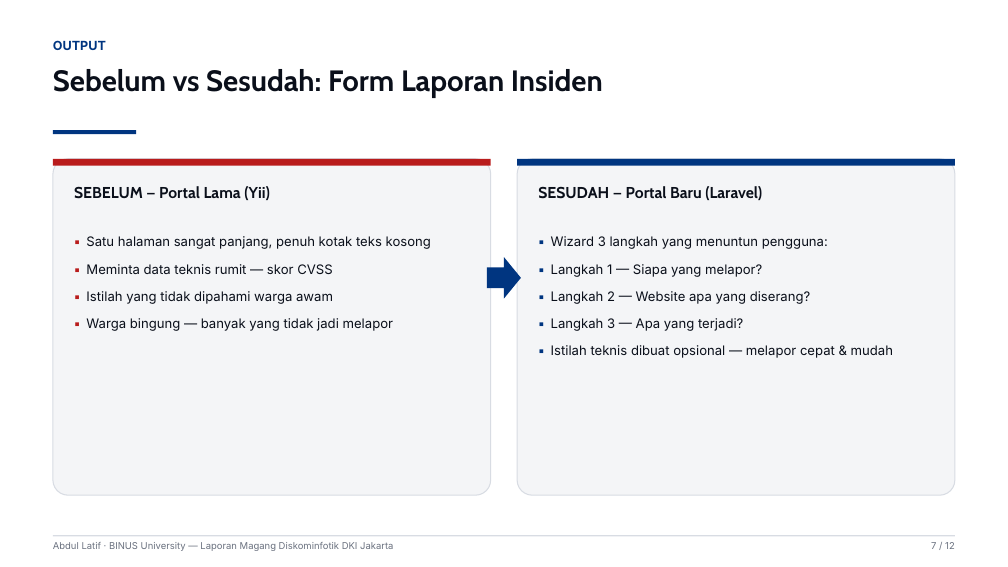
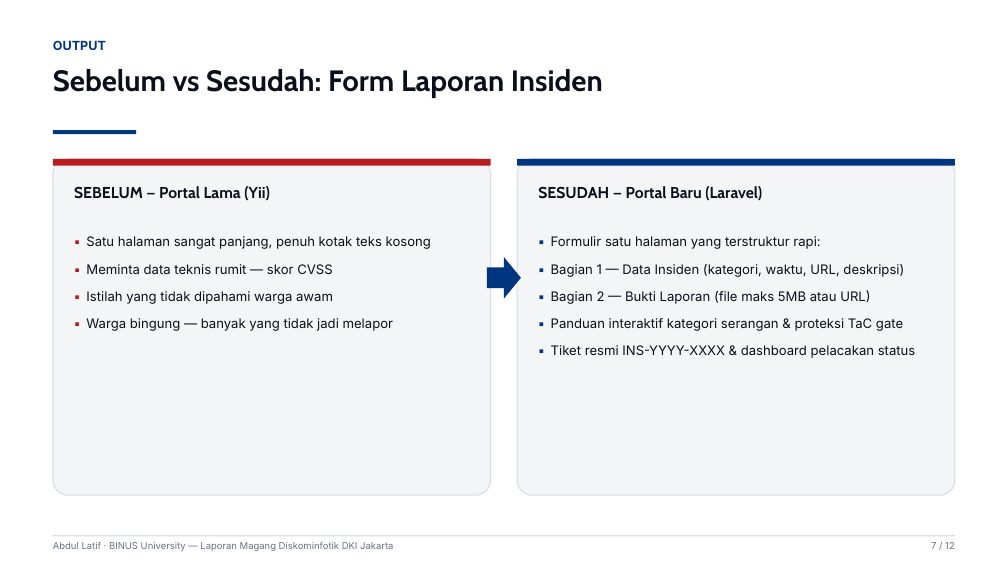
Before and after one commit to delltipe/new-csirt, a slide deck: slide 7 of presentation/Presentasi_Magang_CSIRT_DKI_Jakarta.pptx. Drawn at 1008x567 pixels with LibreOffice and Linux fonts; fonts in the diff are those of the drawing. Boxes give left, top, right and bottom in pixels: in the first picture for what was removed or moved away, otherwise in the second. Text is boxed around its words. In the diff, an @@ line names an element or a change of style, - is before the commit and + after.

```diff
--- a/presentation/Presentasi_Magang_CSIRT_DKI_Jakarta.pptx
+++ b/presentation/Presentasi_Magang_CSIRT_DKI_Jakarta.pptx
@@ text at [551,236,916,358]: text changed @@
-▪ Wizard 3 langkah yang menuntun pengguna:
-▪ Langkah 1 — Siapa yang melapor?
-▪ Langkah 2 — Website apa yang diserang?
-▪ Langkah 3 — Apa yang terjadi?
-▪ Istilah teknis dibuat opsional — melapor cepat & mudah
+▪ Formulir satu halaman yang terstruktur rapi:
+▪ Bagian 1 — Data Insiden (kategori, waktu, URL, deskripsi)
+▪ Bagian 2 — Bukti Laporan (file maks 5MB atau URL)
+▪ Panduan interaktif kategori serangan & proteksi TaC gate
+▪ Tiket resmi INS-YYYY-XXXX & dashboard pelacakan status
```
Also in this commit, not shown: 5 other slides changed, 3 other files.
